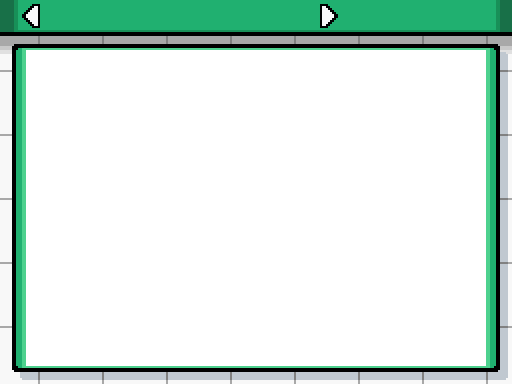
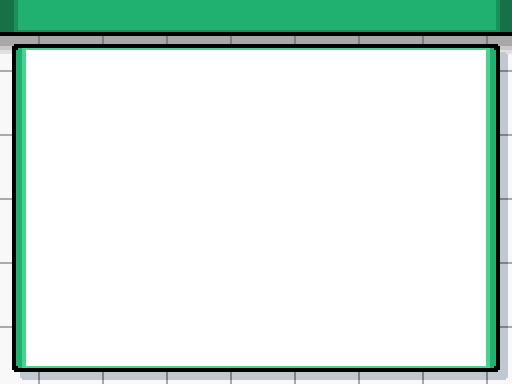
The second w=512, h=384 image is a revision of the first. Changes to its layers:
painted on "dexnav.png" over [22, 4, 338, 28]
